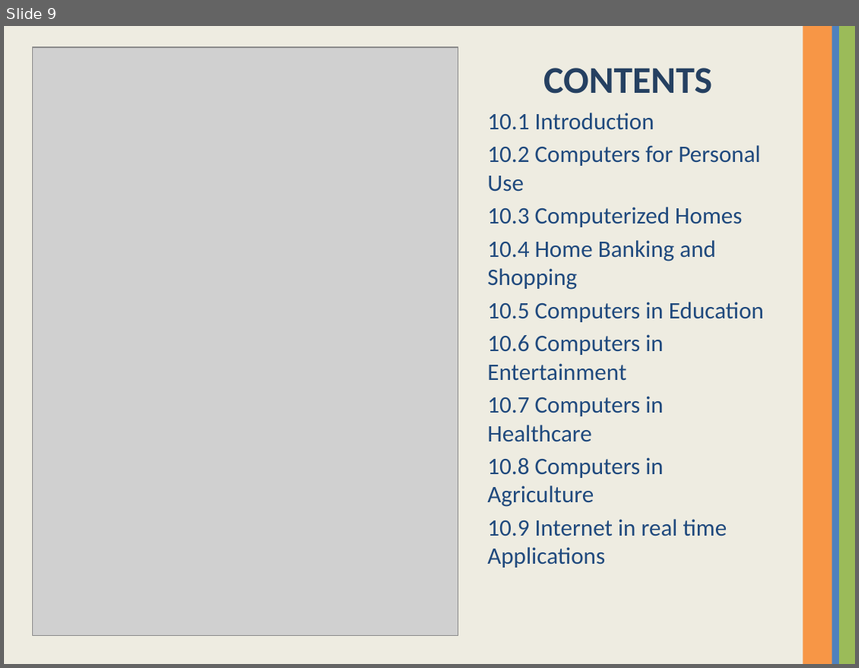
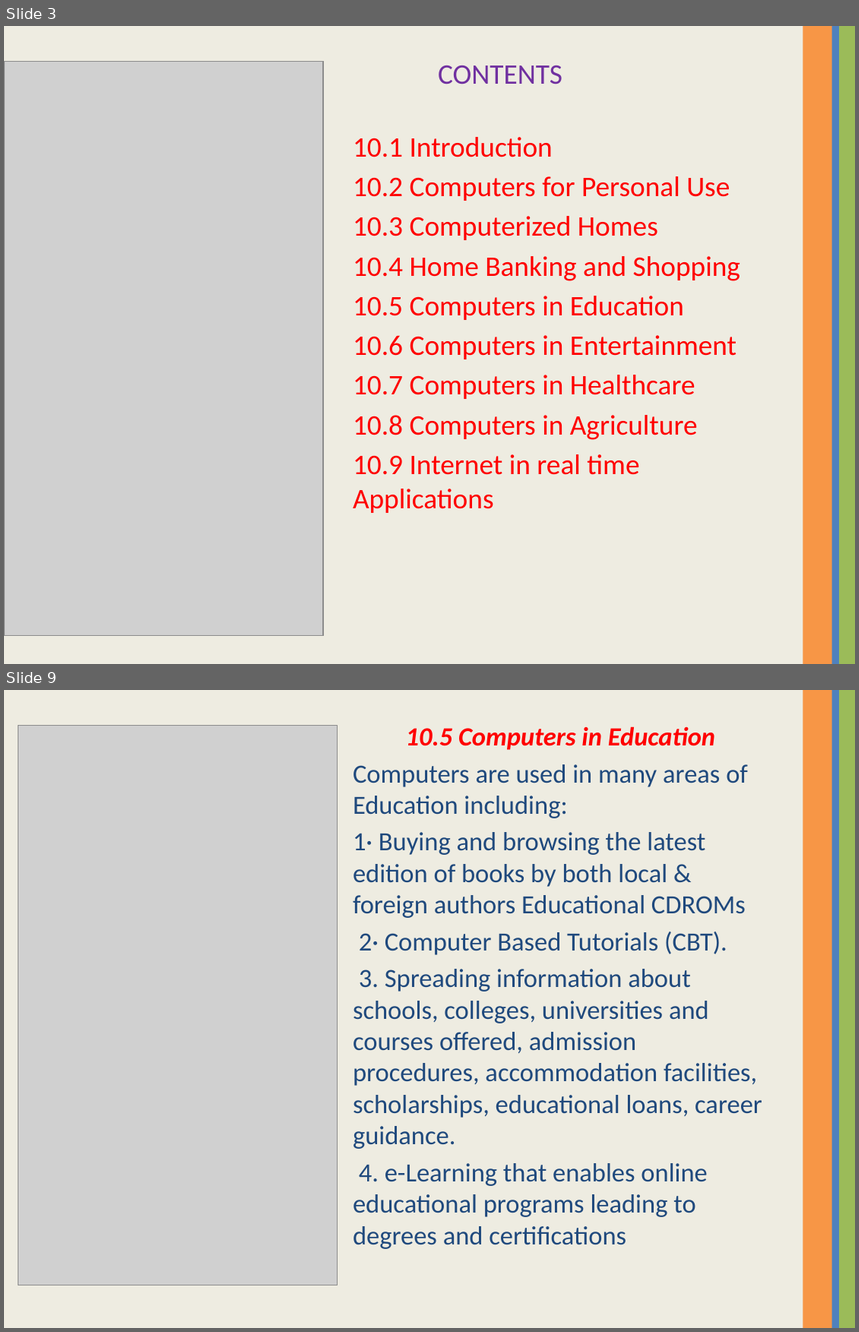
Before and after one commit to Suwetha/Suwetha, a slide deck: COMPUTER.pptx. Shown one above the other, each under a label of ours: slide 9 before the commit, slides 3 and 9 after it; the slides between them are not shown. The pictures are 859x668 and 859x1332 pixels, drawn with LibreOffice and Linux fonts; fonts in the diff are those of the drawing; grey boxes stand for pictures. Boxes give left, top, right and bottom in pixels: in the first picture for what was removed or moved away, otherwise in the second. Text is boxed around its words. In the diff, an @@ line names an element or a change of style, - is before the commit and + after.

```diff
--- a/COMPUTER.pptx
+++ b/COMPUTER.pptx
@@ slide 9 added at [4, 690, 855, 1328], background #EEECE1; not listed: 3 template elements that a slide beside it also shows @@
@@ picture added at [18, 726, 338, 1286] @@
@@ text added at [353, 726, 762, 1249], 22.2 pt, text #1F497D @@
+10.5 Computers in Education
+Computers are used in many areas of Education including:
+1· Buying and browsing the latest edition of books by both local & foreign authors Educational CDROMs
+2· Computer Based Tutorials (CBT).
+3. Spreading information about schools, colleges, universities and courses offered, admission procedures, accommodation facilities, scholarships, educational loans, career guidance.
+4. e-Learning that enables online educational programs leading to degrees and certifications
@@ what was slide 9 is now slide 3 @@
@@ slide 3 changed as well @@
@@ text "CONTENTS": place and size @@
-text "CONTENTS" at [487, 68, 764, 568]
+text "CONTENTS" at [353, 66, 740, 513]
@@ text "CONTENTS" at [353, 66, 740, 513]: size 32 to 24 pt, text colour #254061 to #7030A0, bold off in "CONTENTS"; size 20 to 24 pt, text colour #1F497D to #FF0000; alignment centre to left; less space between paragraphs @@
@@ picture added at [4, 62, 323, 636] @@
@@ picture: place and size @@
-picture at [32, 47, 458, 636]
+picture at [11, 62, 323, 636]
```
Also in this commit, not shown: 2 other slides changed, 31 other slides added, 6 slides removed.
